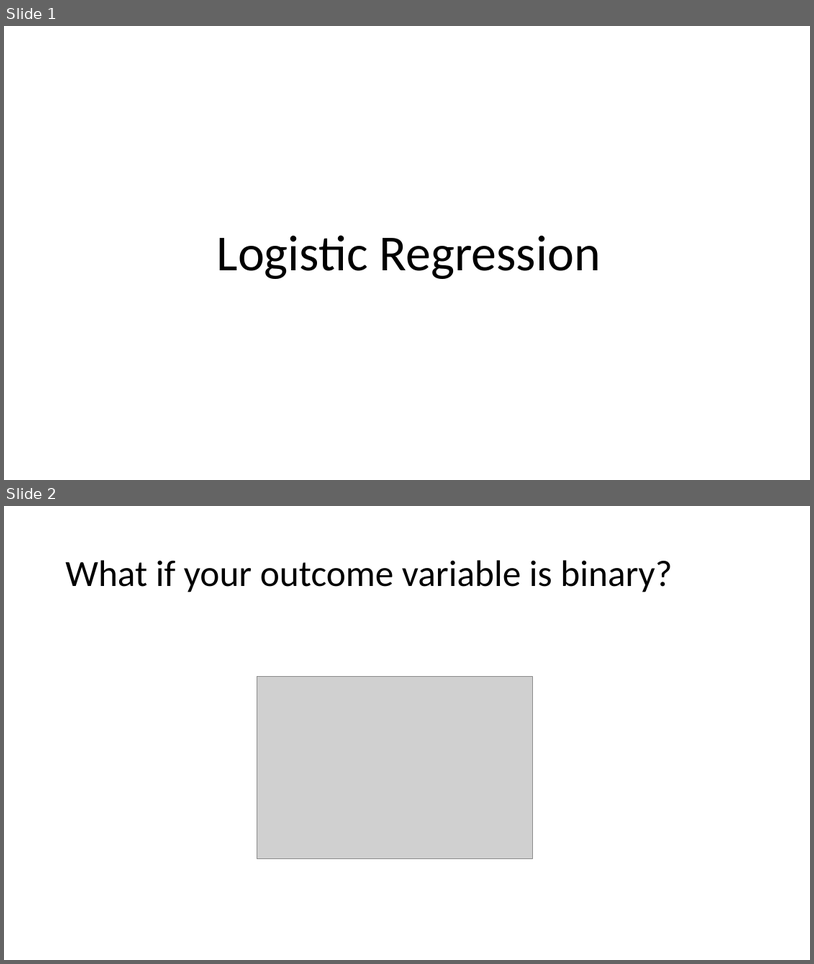
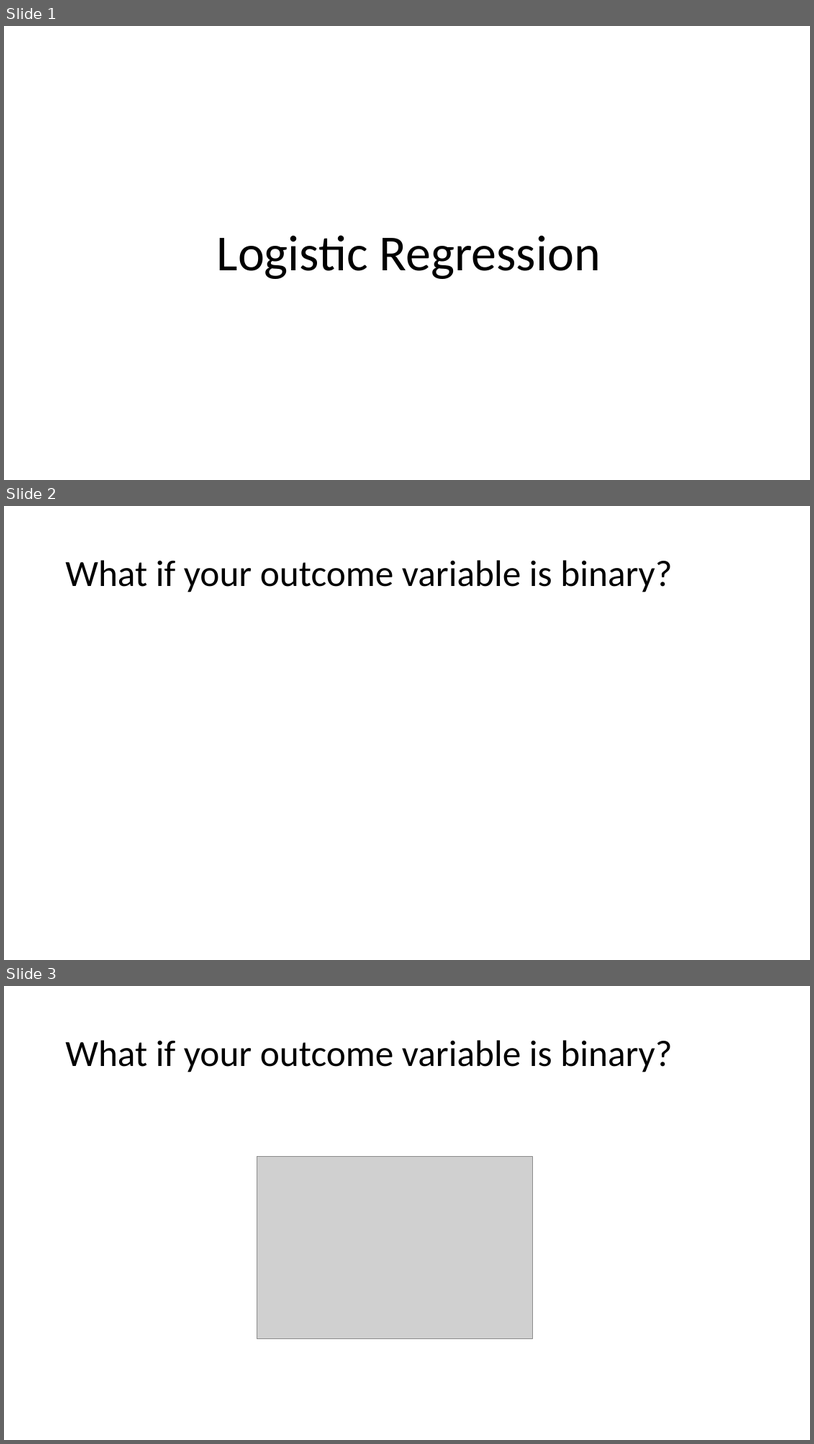
Before and after one commit to bertozzivill/infx572_winter17, a slide deck: module_10/part_2/deck_3.pptx. Shown one above the other, each under a label of ours: slides 1 and 2 before the commit, slides 1, 2 and 3 after it. The pictures are 814x964 and 814x1444 pixels, drawn with LibreOffice and Linux fonts; fonts in the diff are those of the drawing; grey boxes stand for pictures. Boxes give left, top, right and bottom in pixels: in the first picture for what was removed or moved away, otherwise in the second. Text is boxed around its words. In the diff, an @@ line names an element or a change of style, - is before the commit and + after.

```diff
--- a/module_10/part_2/deck_3.pptx
+++ b/module_10/part_2/deck_3.pptx
@@ slide 2 added at (4,506,810,960), background #FFFFFF @@
@@ title added at (65,560,672,592), 44 pt, text #000000 @@
+What if your outcome variable is binary?
@@ what was slide 2 is now slide 3 @@
```
Also in this commit, not shown: 2 slides changed, 24 other slides added, 3 other files.
